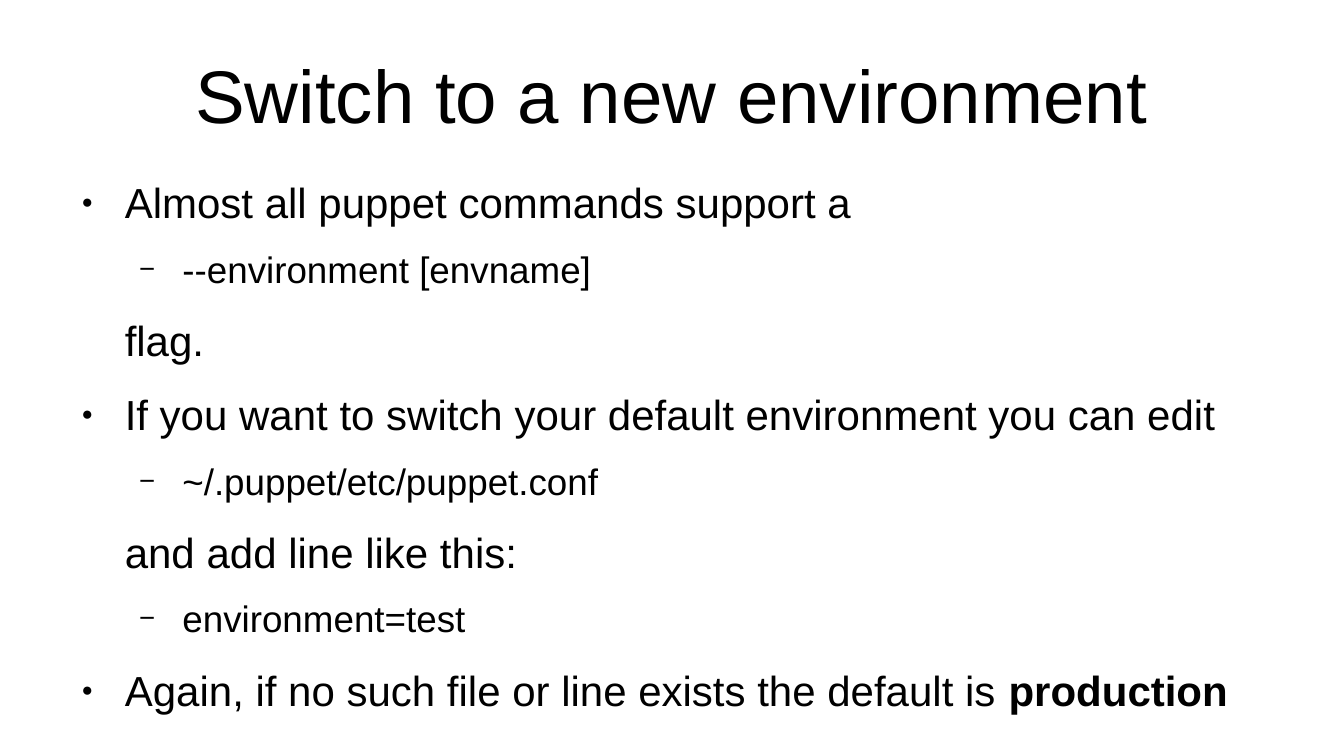
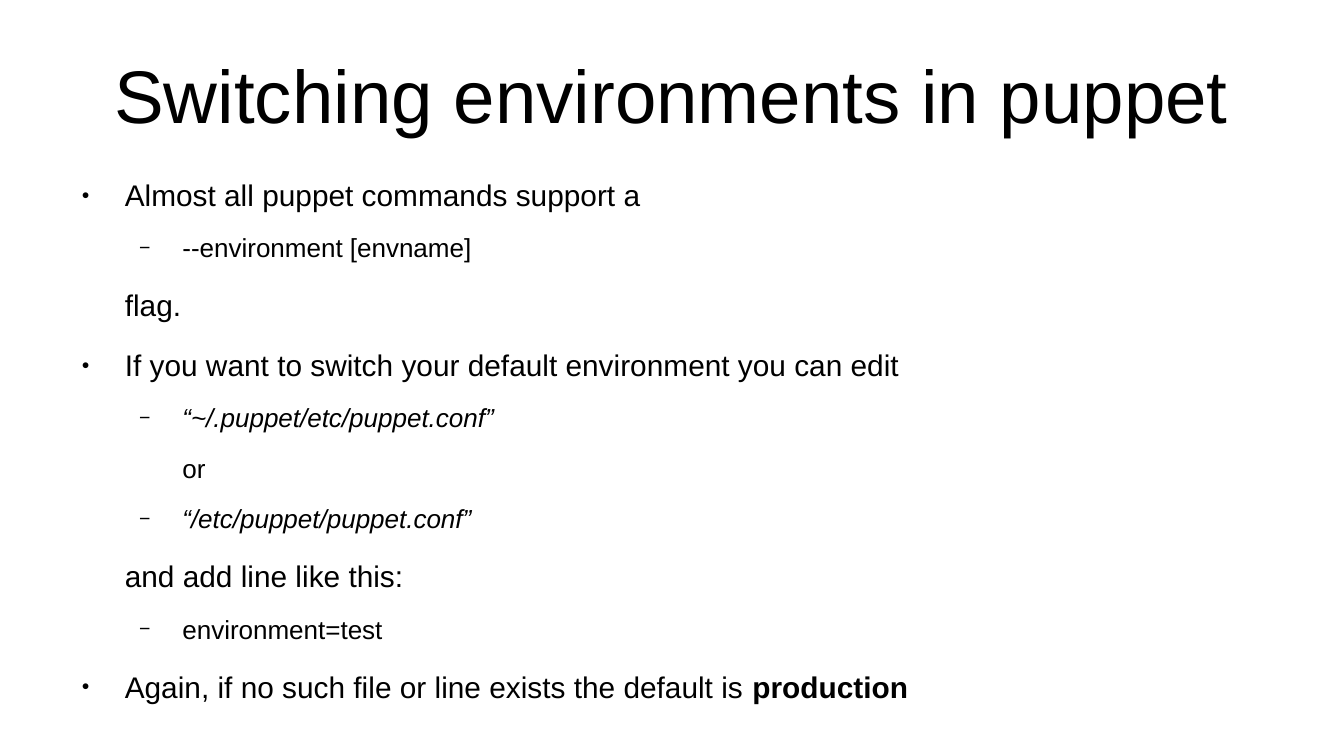
Before and after one commit to veltzer/teaching-puppet, a slide deck: slide 51 of slides.odp (slide 49 before the commit). Drawn at 1344x756 pixels with LibreOffice and Linux fonts; fonts in the diff are those of the drawing. Boxes give left, top, right and bottom in pixels: in the first picture for what was removed or moved away, otherwise in the second. Text is boxed around its words. In the diff, an @@ line names an element or a change of style, - is before the commit and + after.

```diff
--- a/slides.odp
+++ b/slides.odp
@@ title at (114,69,1228,137): text changed @@
-Switch to a new environment
+Switching environments in puppet
@@ text at (125,184,908,703): size 24.8 to 17.6 pt in "Almost all puppet commands support a", "flag.", "If you want to switch your default ...", "and add line like this:" and 1 more places; size 21.7 to 15.4 pt in "--environment [envname]", "environment=test" @@
@@ text at (182,408,493,534): text changed; size 21.7 to 15.4 pt; italic on @@
-  − ~/.puppet/etc/puppet.conf
+  − “~/.puppet/etc/puppet.conf”
+  or
+  − “/etc/puppet/puppet.conf”
```
Also in this commit, not shown: 4 other slides changed, 2 slides added.
